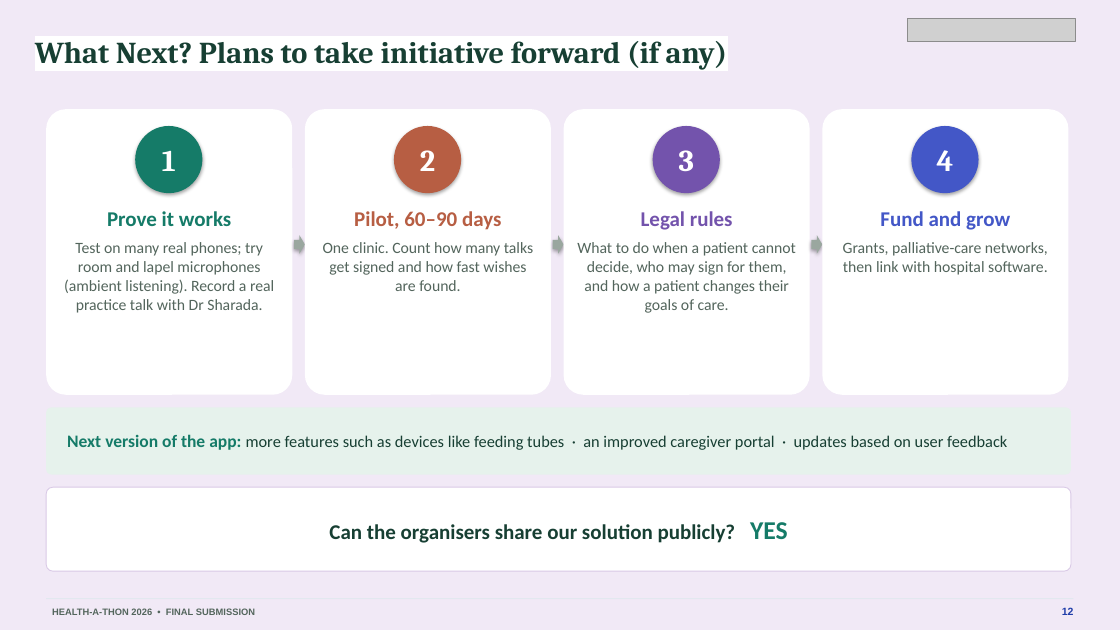
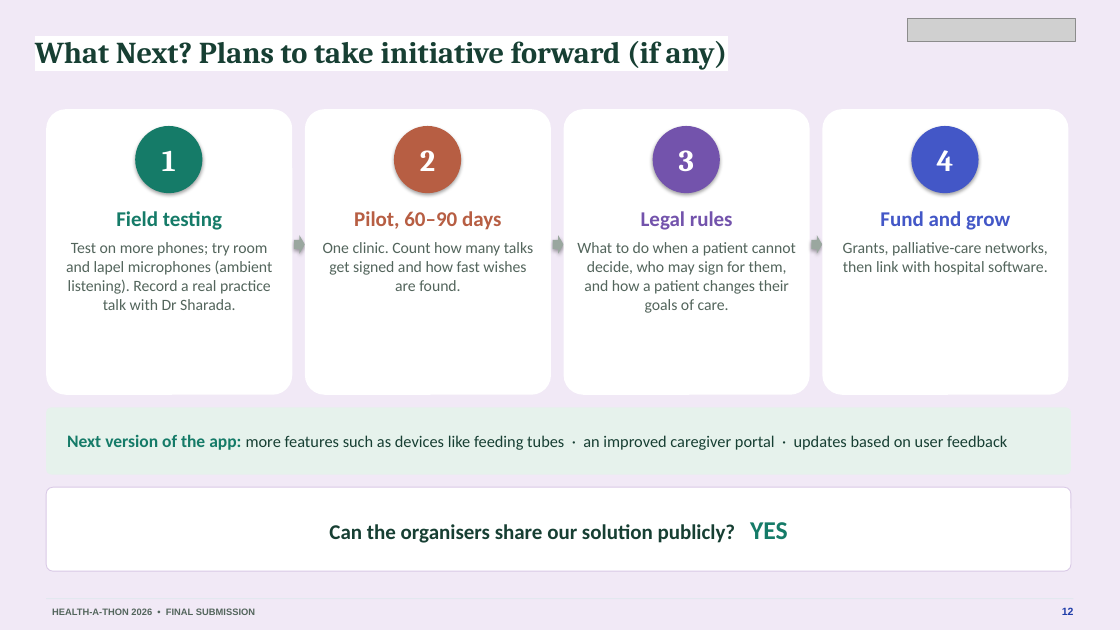
Before and after one commit to basithladdu/healthathon, a slide deck: slide 12 of output/final-submission/Sahara-Final-Presentation.pptx. Drawn at 1120x630 pixels with LibreOffice and Linux fonts; fonts in the diff are those of the drawing; grey boxes stand for pictures. Boxes give left, top, right and bottom in pixels: in the first picture for what was removed or moved away, otherwise in the second. Text is boxed around its words. In the diff, an @@ line names an element or a change of style, - is before the commit and + after.

```diff
--- a/output/final-submission/Sahara-Final-Presentation.pptx
+++ b/output/final-submission/Sahara-Final-Presentation.pptx
@@ text at [66,211,273,310]: text changed @@
-Prove it works
-Test on many real phones; try room and lapel microphones (ambient listening). Record a real practice talk with Dr Sharada.
+Field testing
+Test on more phones; try room and lapel microphones (ambient listening). Record a real practice talk with Dr Sharada.
```
Also in this commit, not shown: 7 other slides changed, 6 other files.
